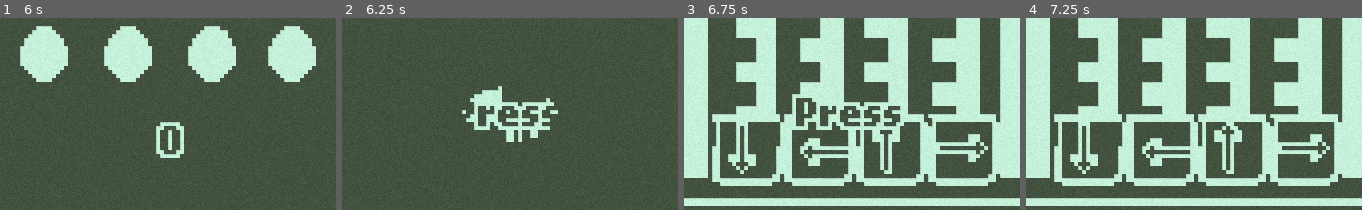
Above: before the commit, frames 1-4 (left to right).
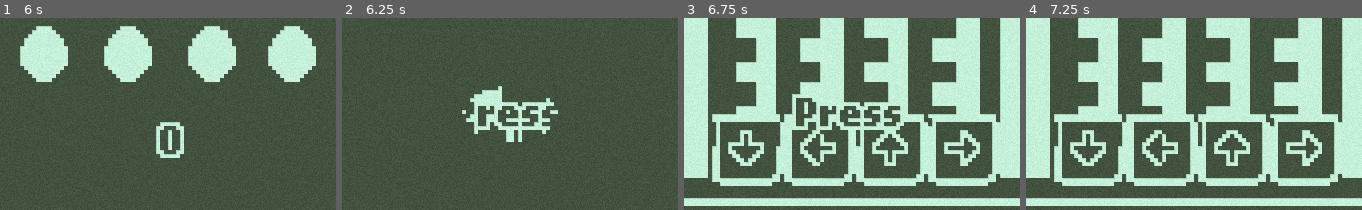
Above: after the commit, the same moments.

Repository: Kanstantsin99/Penguin_Mayhem
Game: Godot game, scene res://main.tscn
Two runs of this game, one before a commit and one after it. Both use one fixed random seed, a clock stepped at 60 frames per second and the inputs below.
Inputs:
- Up to frame 1 (6 s): tap Enter (ui_accept) at 0.5, 0.77, 1.52, 2, 2.75, 3.02, 3.5, 3.77, 4.25, 4.52, 5 s; hold Right (ui_right) 0.53-2.03 s; hold Left (ui_left) 2.03-2.78 s; hold Right (ui_right) 2.78-4.28 s; hold Left (ui_left) 4.28-5.03 s; hold Right (ui_right) 5.03-5.78 s; hold Left (ui_left) from 5.78 s (still down)
- Up to frame 2 (6.25 s): keep holding Left (ui_left); tap Enter (ui_accept) at 6.02 s
- Up to frame 3 (6.75 s): keep holding Left (ui_left)
- Up to frame 4 (7.25 s): keep holding Left (ui_left); tap Enter (ui_accept) at 6.77 s

Frame 1 is identical in both runs. In frame 2, 0.1% of the frame differs, in the area x 39-61%, y 58-63%; in frame 3, 4.4%; in frame 4, 4.6%, in the area x 13-91%, y 54-82%.

Commit message:
FIX: Unicode
Unicode instead of symbols. Fixed by adding new font and rewriting a logic to PenguinOfSnowshima game.

Diff:
--- a/main.tscn
+++ b/main.tscn
@@ -1,7 +1,7 @@
 [gd_scene load_steps=9 format=3 uid="uid://pstqes7jcym2"]
 
 [ext_resource type="Script" path="res://main.gd" id="1_nrtmp"]
-[ext_resource type="Script" path="res://scene/manager/LevelManager.gd" id="2_46bao"]
+[ext_resource type="Script" path="res://scene/manager/level_manager.gd" id="2_0q6xf"]
 [ext_resource type="Shader" path="res://assets/shaders/nokia-3310.gdshader" id="3_dhqyx"]
 [ext_resource type="PackedScene" uid="uid://bsbe7rei2vqty" path="res://scene/component/screen_transition.tscn" id="3_j6cxs"]
 [ext_resource type="PackedScene" uid="uid://d244nt5rlno1u" path="res://scene/ui/level_result.tscn" id="5_0oj1x"]
@@ -41,7 +41,7 @@
 
 [node name="LevelManager" type="Node" parent="SubViewportContainer/Screen"]
 unique_name_in_owner = true
-script = ExtResource("2_46bao")
+script = ExtResource("2_0q6xf")
 
 [node name="ScreenTransition" parent="SubViewportContainer/Screen/LevelManager" instance=ExtResource("3_j6cxs")]
 
--- a/scene/manager/ScoreManager.gd
+++ /dev/null
@@ -1 +0,0 @@
-extends Node
--- a/scene/mini_games/penguin_of_snowshima/penguin_of_snowshima.gd
+++ b/scene/mini_games/penguin_of_snowshima/penguin_of_snowshima.gd
@@ -5,7 +5,7 @@
 @export var window_to_slice: float = 3
 
 var difficulty: int = 1
-var arrows: Array = ["↑", "↓", "←", "→"]
+var arrows: Array = ["N", "n", "m", "M"]
 var players_input: Array = []
 var is_sliced: bool = false
 var is_correct: bool = true
@@ -22,6 +22,7 @@
 
 func _ready() -> void:
 	scene_timer.timeout.connect(_on_scene_ended)
+	penguin.frame_changed.connect(_on_frame_changed)
 	arrows.shuffle()
 	label_1.text = arrows[0]
 	label_2.text = arrows[1]
@@ -36,16 +37,16 @@
 
 func _input(event: InputEvent) -> void:
 	if event.is_action_pressed("ui_up"):
-		players_input.append("↑")
+		players_input.append("N")
 		timer_start()
 	elif event.is_action_pressed("ui_down"):
-		players_input.append("↓")
+		players_input.append("n")
 		timer_start()
 	elif event.is_action_pressed("ui_left"):
-		players_input.append("←")
+		players_input.append("m")
 		timer_start()
 	elif event.is_action_pressed("ui_right"):
-		players_input.append("→")
+		players_input.append("M")
 		timer_start()
 
 	if event is InputEventKey and is_correct and !is_sliced:
@@ -92,6 +93,11 @@
 		fail()
 
 
+func _on_frame_changed():
+	if penguin.frame == 3:
+		GlobalAudioPlayer._play("res://assets/audio/hit2.wav")
+
+
 func _on_scene_ended():
 	if penguin.is_playing():
 		await penguin.animation_finished
--- a/scene/mini_games/penguin_of_snowshima/penguin_of_snowshima.tscn
+++ b/scene/mini_games/penguin_of_snowshima/penguin_of_snowshima.tscn
@@ -1,7 +1,8 @@
-[gd_scene load_steps=22 format=3 uid="uid://cdjbtei4c0lxu"]
+[gd_scene load_steps=23 format=3 uid="uid://cdjbtei4c0lxu"]
 
 [ext_resource type="Script" path="res://scene/mini_games/penguin_of_snowshima/penguin_of_snowshima.gd" id="1_b5cyl"]
 [ext_resource type="Texture2D" uid="uid://wld73x62k0uf" path="res://scene/mini_games/penguin_of_snowshima/penguin_of_snowshima.png" id="2_m08vf"]
+[ext_resource type="FontFile" uid="uid://bnoxljrcj2tb6" path="res://assets/fonts/PixArrows.ttf" id="2_n55s3"]
 
 [sub_resource type="AtlasTexture" id="AtlasTexture_23lr6"]
 atlas = ExtResource("2_m08vf")
@@ -169,11 +170,14 @@
 
 [node name="Label1" type="Label" parent="Node2D/Panel1"]
 custom_minimum_size = Vector2(15, 15)
-offset_left = 1.0
-offset_right = 16.0
-offset_bottom = 17.0
-theme_override_font_sizes/font_size = 13
-text = "↓"
+layout_mode = 0
+offset_left = 3.0
+offset_top = -1.0
+offset_right = 18.0
+offset_bottom = 17.0
+theme_override_fonts/font = ExtResource("2_n55s3")
+theme_override_font_sizes/font_size = 9
+text = "n"
 horizontal_alignment = 1
 vertical_alignment = 1
 
@@ -184,12 +188,14 @@
 
 [node name="Label2" type="Label" parent="Node2D/Panel2"]
 custom_minimum_size = Vector2(10, 0)
-offset_left = 4.0
-offset_top = 1.0
-offset_right = 14.0
-offset_bottom = 18.0
-theme_override_font_sizes/font_size = 13
-text = "↑"
+layout_mode = 0
+offset_left = 5.0
+offset_top = -1.0
+offset_right = 15.0
+offset_bottom = 17.0
+theme_override_fonts/font = ExtResource("2_n55s3")
+theme_override_font_sizes/font_size = 9
+text = "N"
 horizontal_alignment = 1
 vertical_alignment = 1
 
@@ -201,11 +207,14 @@
 
 [node name="Label3" type="Label" parent="Node2D/Panel3"]
 custom_minimum_size = Vector2(10, 0)
-offset_left = 2.0
-offset_right = 15.0
-offset_bottom = 17.0
-theme_override_font_sizes/font_size = 13
-text = "←"
+layout_mode = 0
+offset_left = 4.0
+offset_top = -1.0
+offset_right = 17.0
+offset_bottom = 17.0
+theme_override_fonts/font = ExtResource("2_n55s3")
+theme_override_font_sizes/font_size = 9
+text = "m"
 horizontal_alignment = 1
 vertical_alignment = 1
 
@@ -217,11 +226,14 @@
 
 [node name="Label4" type="Label" parent="Node2D/Panel4"]
 custom_minimum_size = Vector2(10, 0)
-offset_left = 2.0
-offset_right = 15.0
-offset_bottom = 17.0
-theme_override_font_sizes/font_size = 13
-text = "→"
+layout_mode = 0
+offset_left = 4.0
+offset_top = -1.0
+offset_right = 17.0
+offset_bottom = 17.0
+theme_override_fonts/font = ExtResource("2_n55s3")
+theme_override_font_sizes/font_size = 9
+text = "M"
 horizontal_alignment = 1
 vertical_alignment = 1
 
Binary file added: assets/fonts/PixArrows.ttf
Not shown, added: assets/fonts/PixArrows.ttf.import
Renamed: scene/manager/LevelManager.gd -> scene/manager/level_manager.gd
Binary file changed: scene/mini_games/penguin_of_snowshima/penguin_of_snowshima.aseprite
Not shown, changed: .DS_Store
Not shown, changed: assets/.DS_Store
Not shown, changed: assets/fonts/.DS_Store
